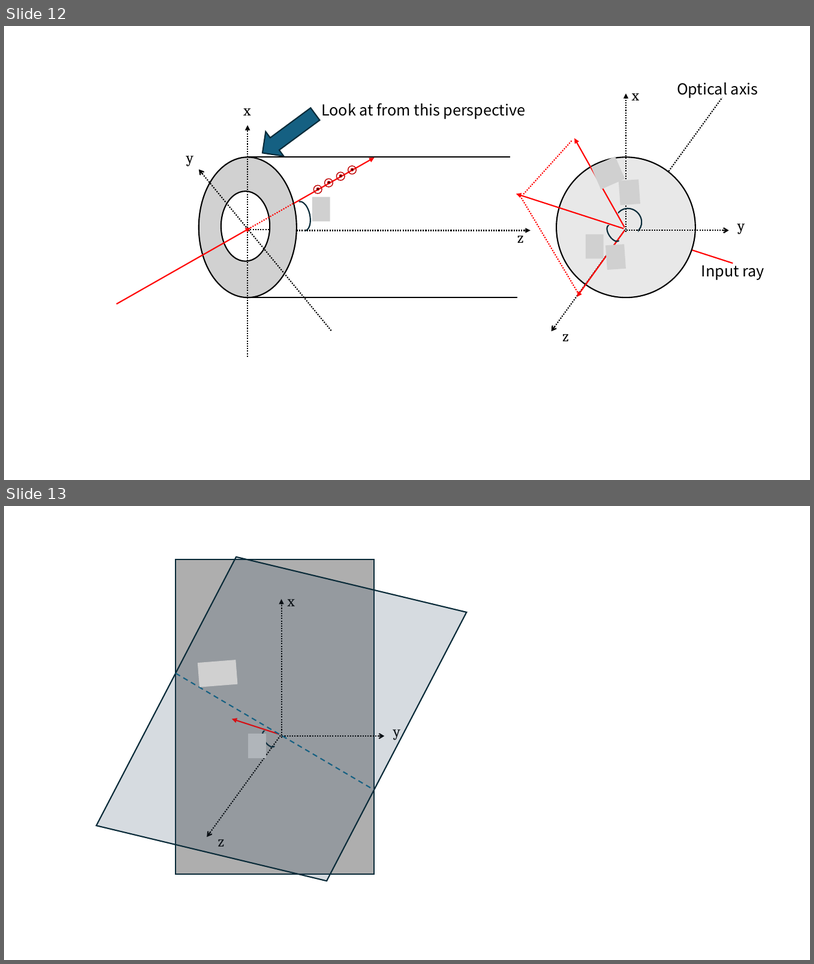
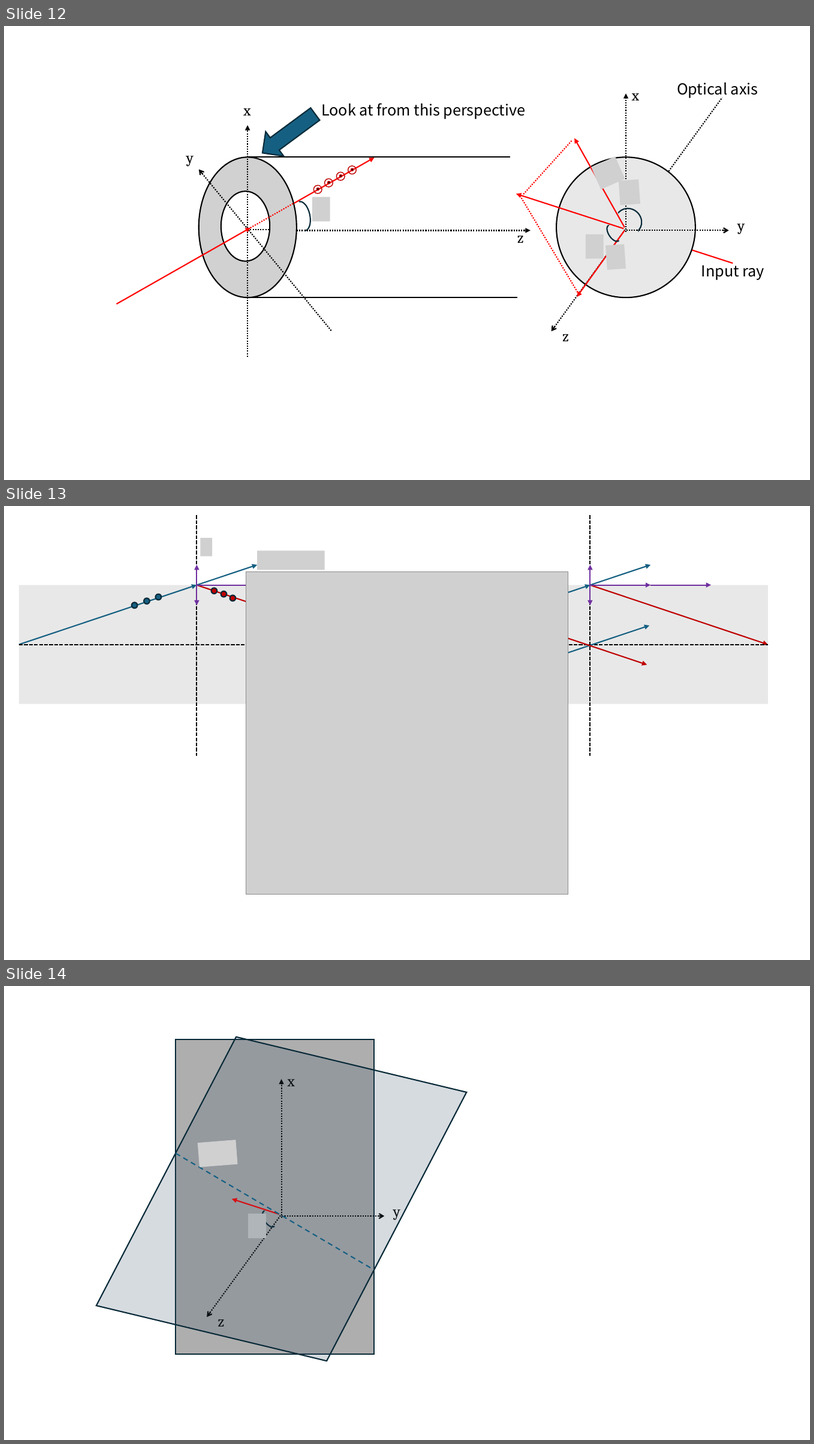
Before and after one commit to z-labo/optics, a slide deck: Materials.pptx. Shown one above the other, each under a label of ours: slides 12 and 13 before the commit, slides 12, 13 and 14 after it. The pictures are 814x964 and 814x1444 pixels, drawn with LibreOffice and Linux fonts; fonts in the diff are those of the drawing; grey boxes stand for pictures. Boxes give left, top, right and bottom in pixels: in the first picture for what was removed or moved away, otherwise in the second. Text is boxed around its words. In the diff, an @@ line names an element or a change of style, - is before the commit and + after.

```diff
--- a/Materials.pptx
+++ b/Materials.pptx
@@ slide 13 added at [4,506,810,960], background #FFFFFF @@
@@ line added from (197, 515) to (197, 756), #000000 1.5 pt dashed @@
@@ line added from (591, 515) to (591, 756), #000000 1.5 pt dashed @@
@@ picture added at [201,538,213,556] @@
@@ picture added at [257,551,325,570] @@
@@ arrow added from (197, 585) to (257, 565), #156082 1.5 pt @@
@@ arrow added from (197, 585) to (197, 565), #7030A0 1.5 pt @@
@@ picture added at [246,571,569,894] @@
@@ arrow added from (591, 585) to (651, 565), #156082 1.5 pt @@
@@ arrow added from (591, 585) to (591, 565), #7030A0 1.5 pt @@
@@ rectangle added at [19,585,375,704], fill #E8E8E8 @@
@@ arrow added from (19, 645) to (197, 585), #156082 1.5 pt @@
@@ ellipse added at [156,594,162,600], fill #156082, outline #092A39 1.5 pt @@
@@ arrow added from (197, 585) to (257, 605), #C00000 1.5 pt @@
@@ arrow added from (197, 585) to (257, 585), #7030A0 1.5 pt @@
@@ arrow added from (197, 585) to (197, 605), #7030A0 1.5 pt @@
@@ ellipse added at [212,588,218,594], fill #C00000, outline #092A39 1.5 pt @@
@@ ellipse added at [221,591,227,597], fill #C00000, outline #092A39 1.5 pt @@
@@ ellipse added at [230,595,236,601], fill #C00000, outline #092A39 1.5 pt @@
@@ rectangle added at [413,585,768,704], fill #E8E8E8 @@
@@ arrow added from (413, 645) to (591, 585), #156082 1.5 pt @@
@@ arrow added from (413, 586) to (648, 664), #C00000 1.5 pt @@
@@ arrow added from (591, 585) to (768, 645), #C00000 1.5 pt @@
@@ arrow added from (591, 585) to (651, 585), #7030A0 1.5 pt @@
@@ arrow added from (591, 585) to (591, 605), #7030A0 1.5 pt @@
@@ arrow added from (651, 585) to (712, 585), #7030A0 1.5 pt @@
@@ ellipse added at [132,602,138,608], fill #156082, outline #092A39 1.5 pt @@
@@ ellipse added at [144,598,150,604], fill #156082, outline #092A39 1.5 pt @@
@@ arrow added from (413, 705) to (650, 625), #156082 1.5 pt @@
@@ line added from (19, 645) to (375, 645), #000000 1.5 pt dashed @@
@@ line added from (413, 645) to (768, 645), #000000 1.5 pt dashed @@
@@ what was slide 13 is now slide 14 @@
```
Also in this commit, not shown: 3 other files.
